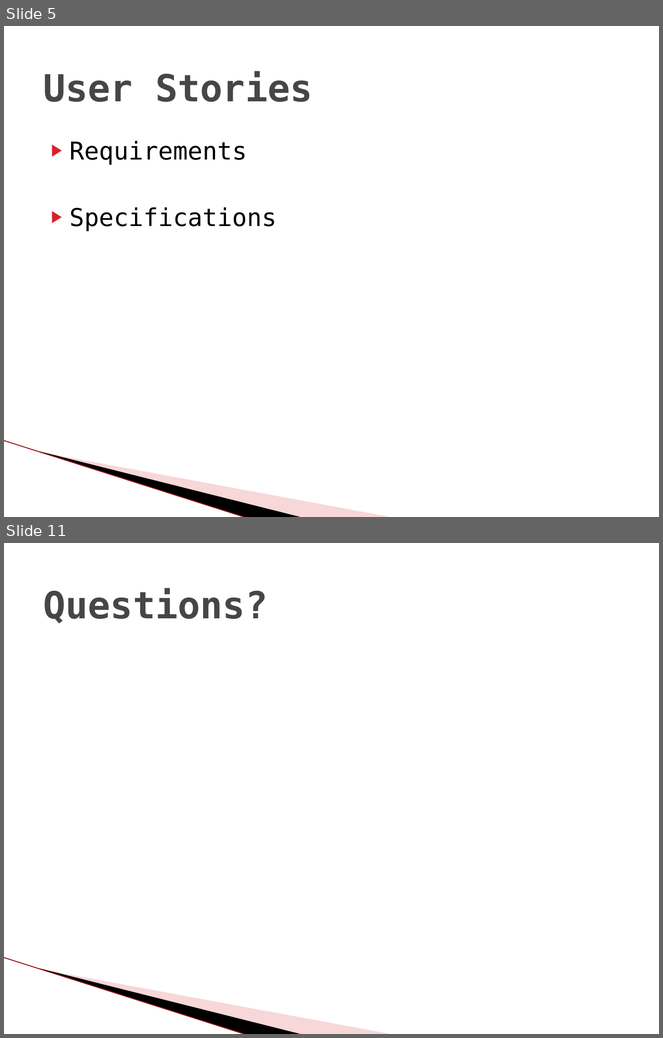
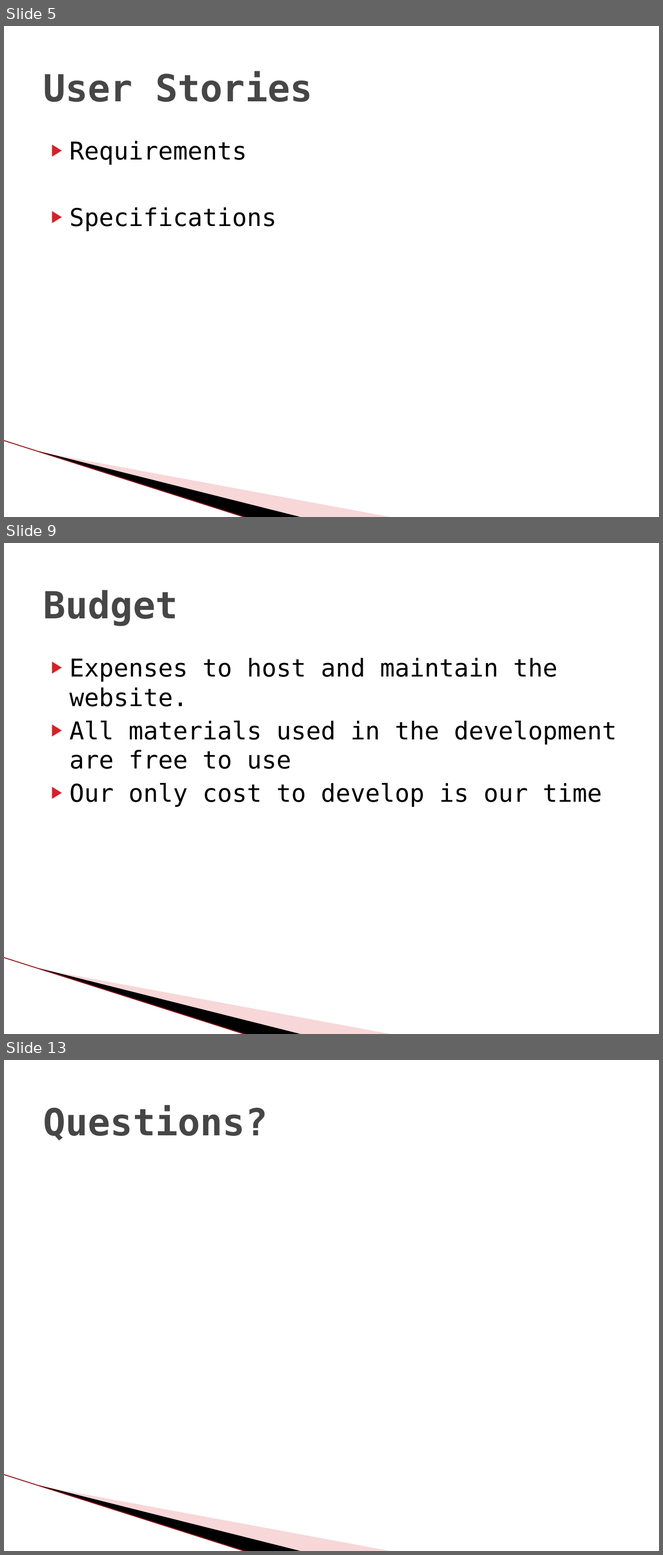
Before and after one commit to GardropFuat/VTP, a slide deck: Documents/VTP.pptx. Shown one above the other, each under a label of ours: slides 5 and 11 before the commit, slides 5, 9 and 13 after it; the slides between them are not shown. The pictures are 663x1038 and 663x1555 pixels, drawn with LibreOffice and Linux fonts; fonts in the diff are those of the drawing; background and template pictures are left out. Boxes give left, top, right and bottom in pixels: in the first picture for what was removed or moved away, otherwise in the second. Text is boxed around its words. In the diff, an @@ line names an element or a change of style, - is before the commit and + after.

```diff
--- a/Documents/VTP.pptx
+++ b/Documents/VTP.pptx
@@ slide 9 added at (4, 543, 659, 1034), background #FFFFFF; not listed: 3 template elements that a slide beside it also shows @@
@@ title added at (43, 590, 178, 626), 41 pt, text #464646, bold @@
+Budget
@@ text added at (70, 658, 617, 807), 27 pt, text #000000 @@
+▶ Expenses to host and maintain the website.
+▶ All materials used in the development are free to use
+▶ Our only cost to develop is our time
@@ what was slide 11 is now slide 13 @@
```
Also in this commit, not shown: 4 slides changed, 2 other slides added, 1 slide removed, 9 other files.
